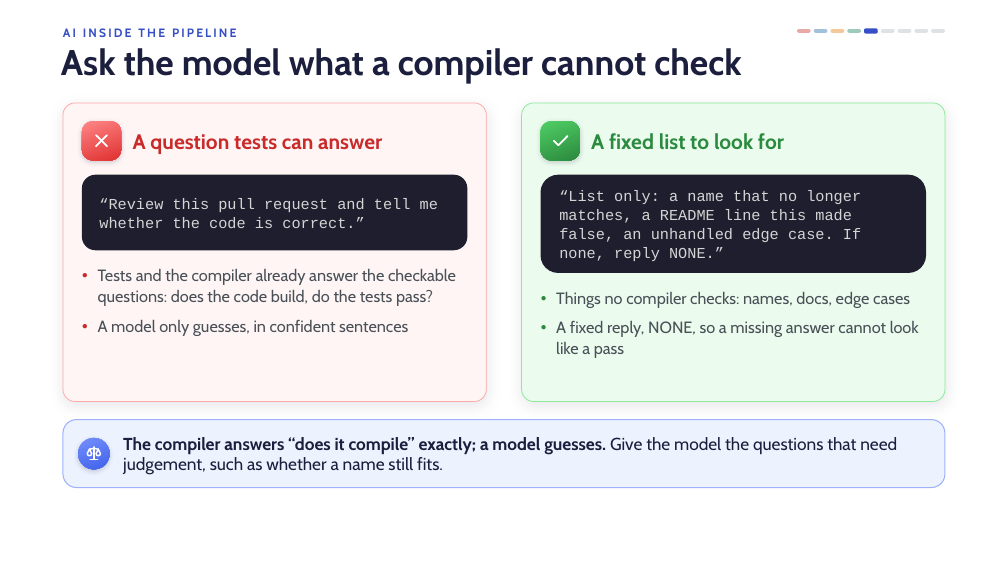
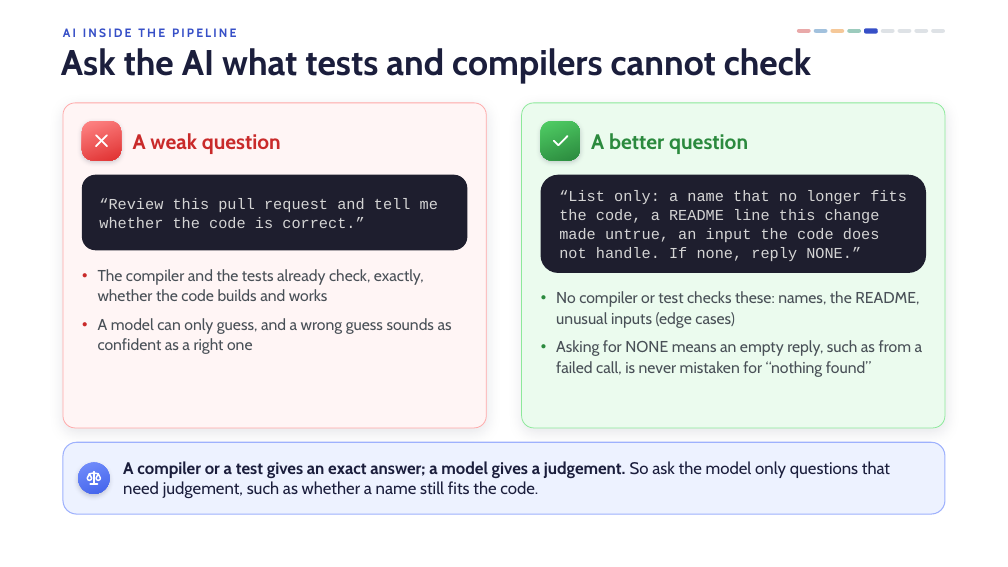
Before and after one commit to MariaGormley05/ai-lab-8, a slide deck: slide 16 of lectures-and-labs/week10/cicd-lecture.pptx (slide 15 before the commit). Drawn at 1008x567 pixels with LibreOffice and Linux fonts; fonts in the diff are those of the drawing; background and template pictures are left out. Boxes give left, top, right and bottom in pixels: in the first picture for what was removed or moved away, otherwise in the second. Text is boxed around its words. In the diff, an @@ line names an element or a change of style, - is before the commit and + after.

```diff
--- a/lectures-and-labs/week10/cicd-lecture.pptx
+++ b/lectures-and-labs/week10/cicd-lecture.pptx
@@ title at [61, 48, 811, 83]: text changed @@
-Ask the model what a compiler cannot check
+Ask the AI what tests and compilers cannot check
@@ rounded rectangle: place and size @@
-rounded rectangle at [63, 103, 486, 402]
+rounded rectangle at [63, 103, 486, 428]
@@ rounded rectangle: place and size @@
-rounded rectangle at [522, 103, 945, 402]
+rounded rectangle at [522, 103, 945, 428]
@@ text at [133, 133, 281, 154]: text changed @@
-A question tests can answer
+A weak question
@@ text at [591, 133, 748, 154]: text changed @@
-A fixed list to look for
+A better question
@@ text in rounded rectangle at [559, 190, 907, 261]: text changed @@
-“List only: a name that no longer matches, a README line this made false, an unhandled edge case. If none, reply NONE.”
+“List only: a name that no longer fits the code, a README line this change made untrue, an input the code does not handle. If none, reply NONE.”
@@ text at [98, 269, 452, 354]: text changed; size 15.5 to 15 pt @@
-● Tests and the compiler already answer the checkable questions: does the code build, do the tests pass?
-● A model only guesses, in confident sentences
+● The compiler and the tests already check, exactly, whether the code builds and works
+● A model can only guess, and a wrong guess sounds as confident as a right one
@@ text at [556, 291, 923, 377]: text changed; size 15.5 to 15 pt @@
-● Things no compiler checks: names, docs, edge cases
-● A fixed reply, NONE, so a missing answer cannot look like a pass
+● No compiler or test checks these: names, the README, unusual inputs (edge cases)
+● Asking for NONE means an empty reply, such as from a failed call, is never mistaken for “nothing found”
@@ proportions changed in 3 elements at [63, 103, 486, 428], [522, 103, 945, 428], [63, 442, 945, 514] @@
@@ rounded rectangle: place and size @@
-rounded rectangle at [63, 420, 945, 488]
+rounded rectangle at [63, 442, 945, 514]
@@ ellipse: place and size @@
-ellipse at [78, 438, 110, 470]
+ellipse at [78, 463, 110, 495]
@@ freeform shape: place and size @@
-freeform shape at [85, 445, 102, 462]
+freeform shape at [85, 470, 102, 487]
@@ text at [123, 461, 890, 498]: text changed; size 16.5 to 16 pt @@
-The compiler answers “does it compile” exactly; a model guesses. Give the model the questions that need judgement, such as whether a name still fits.
+A compiler or a test gives an exact answer; a model gives a judgement. So ask the model only questions that need judgement, such as whether a name still fits the code.
```
Also in this commit, not shown: 8 other slides changed, 7 slides added, 3 slides removed, 6 other files.
